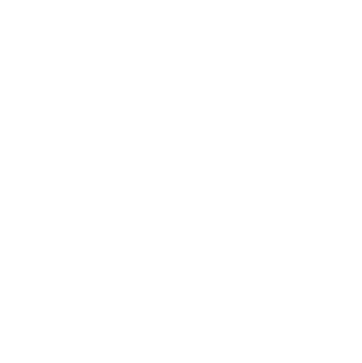
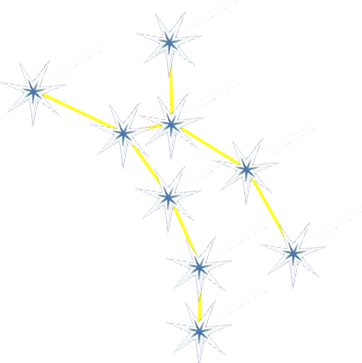
Before/after of a 362×363 layered artwork. What changed in the layer stack:
added layer "Lupus" above "Big star" over [0, 0, 362, 363]
